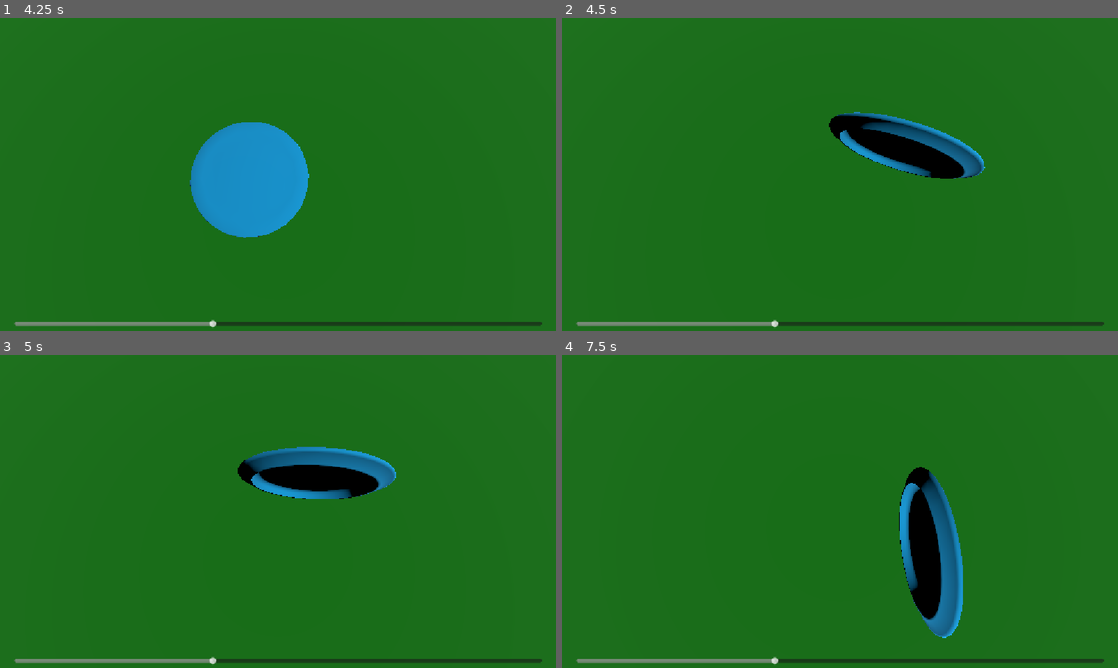
Above: before the commit, frames 1-4 (two rows, left to right).
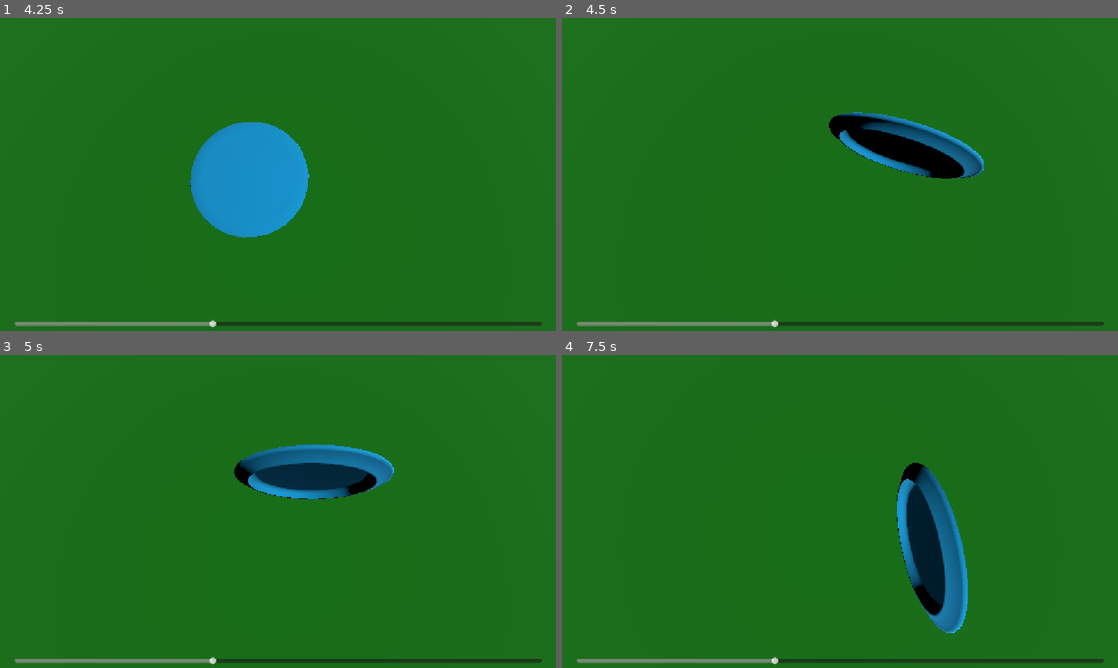
Above: after the commit, the same moments.

Repository: PastarDev/godot-disc-golf
Game: Godot game, scene res://main.tscn
Same seed, same stepped clock (60 frames per second), same inputs: the game is played once before the commit and once after it.
Inputs (mouse positions are in pixels of both pictures, inside the frame that each line leads up to):
- Up to frame 1 (4.25 s): tap Enter at 0.5, 3.5 s; move the mouse to (250, 237) at 0.52 s; hold S (cam_down) 0.53-1.28 s; move the mouse to (444, 221) at 1.27 s; tap A (cam_left) at 1.35 s; tap Space at 2 s; move the mouse to (111, 127) at 2.02 s; hold D (cam_right) 2.03-2.78 s; move the mouse to (305, 174) at 2.77 s; tap W (cam_up) at 2.85 s; move the mouse to (194, 96) at 3.52 s; press the mouse at (194, 96) at 3.53 s
- Up to frame 2 (4.5 s): tap Space at 4.25 s; move the mouse to (962, 158) at 4.27 s; release the mouse at (962, 158) at 4.28 s; tap E (hold_disc) at 4.35 s
- Up to frame 3 (5 s): no input
- Up to frame 4 (7.5 s): move the mouse to (728, 527) at 5.02 s; hold Shift (slow_turn) 5.03-5.78 s; tap Enter at 5.75 s; move the mouse to (895, 442) at 5.77 s; tap S (cam_down) at 5.85 s; move the mouse to (812, 574) at 6.52 s; hold A (cam_left) 6.53-7.28 s; move the mouse to (1006, 558) at 7.27 s; tap D (cam_right) at 7.35 s

Frame 1 is identical in both runs. In frame 2, less than 0.1% of the frame differs, in the area x 48-77%, y 30-52%; in frame 3, 2.2%; in frame 4, 3.0%, in the area x 60-73%, y 34-91%.

Commit message:
tweaked flight of disc

Diff:
--- a/holdDisc.gd
+++ b/holdDisc.gd
@@ -97,7 +97,7 @@
 		constant_force.y = -(linear_velocity.x + linear_velocity.z) * 2 / (100 - glide * 8)
 		var velocityxz = abs(linear_velocity.x + linear_velocity.z)
 		if global_rotation_degrees.z < 40 and global_rotation_degrees.z > -40 and global_position.y > 0.5:
-			rotation_degrees.z += 10 / clamp(velocityxz, 2, 12) * fade/5 + 0.5 + (flight_time / 100) + speed/5
+			rotation_degrees.z += 10 / clamp(velocityxz, 2, 12) * fade/5 + 0.5 + (flight_time / 1000) + speed/5
 			rotation_degrees.z -= 1.2 * velocityxz / clamp(speed, 5, 15) * (turn/-5 + 0.4)
 		var fade_direction = -clamp(rotation_degrees.z, -50, 50) / 40
-		linear_velocity += global_transform.basis.x * fade_direction * clamp(velocityxz / 10, 0.6, 30)
+		linear_velocity += (global_transform.basis.x * fade_direction * clamp(velocityxz / 10, 0.6, 30)) /2
